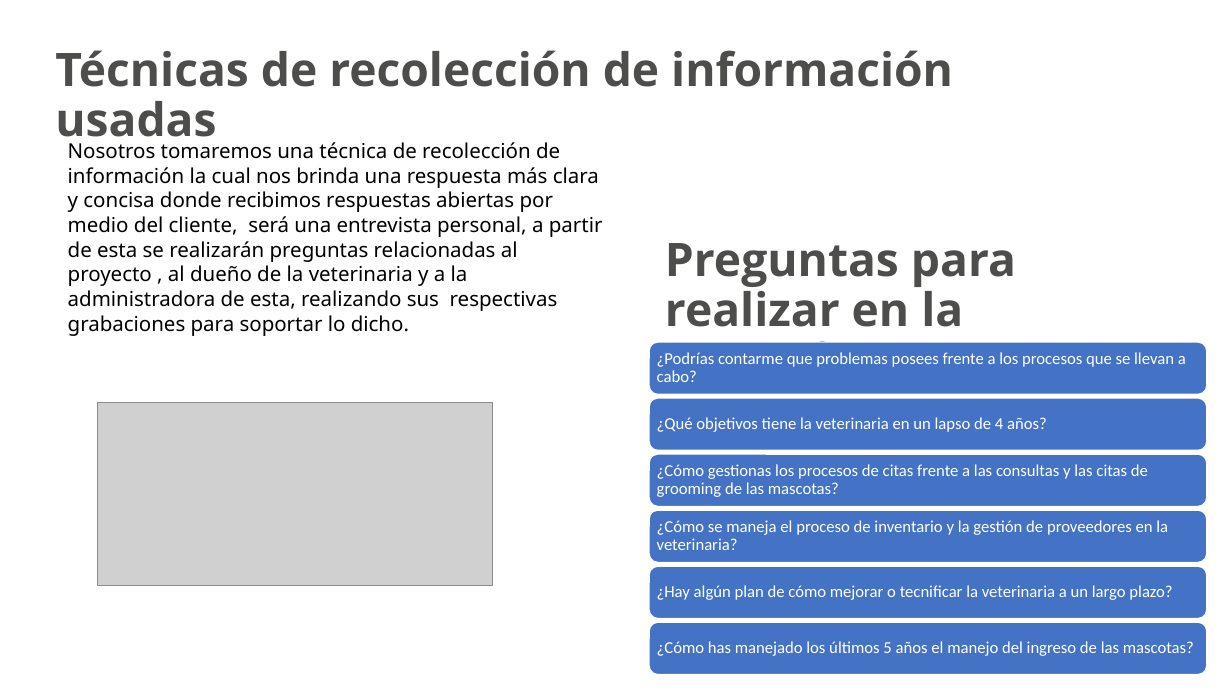
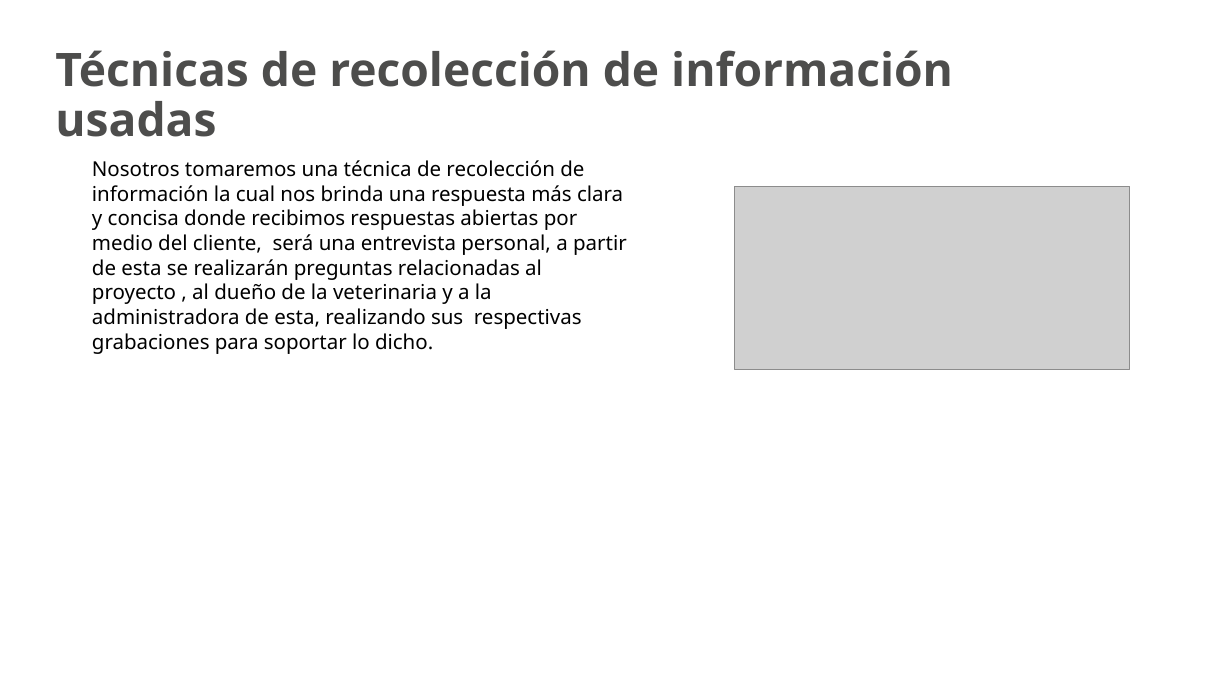
Before and after one commit to MrLeeHub2006/JAME, a slide deck: slide 15 of JAME.pptx. Drawn at 1232x693 pixels with LibreOffice and Linux fonts; fonts in the diff are those of the drawing; grey boxes stand for pictures; background and template pictures are left out. Boxes give left, top, right and bottom in pixels: in the first picture for what was removed or moved away, otherwise in the second. Text is boxed around its words. In the diff, an @@ line names an element or a change of style, - is before the commit and + after.

```diff
--- a/JAME.pptx
+++ b/JAME.pptx
@@ text "Nosotros tomaremos una técnica de ..." rewrapped from (x1=68, y1=142, x2=603, y2=332) to (x1=92, y1=160, x2=627, y2=329) @@
@@ picture moved from (x1=98, y1=402, x2=493, y2=585) to (x1=735, y1=186, x2=1129, y2=369) @@
@@ text removed at (x1=665, y1=243, x2=1016, y2=382) @@
-Preguntas para realizar en la entrevista
@@ group removed at (x1=650, y1=342, x2=1208, y2=675): 6 rounded rectangles, 6 texts @@
-¿Podrías contarme que problemas posees frente a los procesos que se llevan a cabo?
-¿Qué objetivos tiene la veterinaria en un lapso de 4 años?
-¿Cómo gestionas los procesos de citas frente a las consultas y las citas de grooming de las mascotas?
-¿Cómo se maneja el proceso de inventario y la gestión de proveedores en la veterinaria?
-¿Hay algún plan de cómo mejorar o tecnificar la veterinaria a un largo plazo?
-¿Cómo has manejado los últimos 5 años el manejo del ingreso de las mascotas?
```
Also in this commit, not shown: 7 other slides changed, 3 slides added, 2 slides removed.
